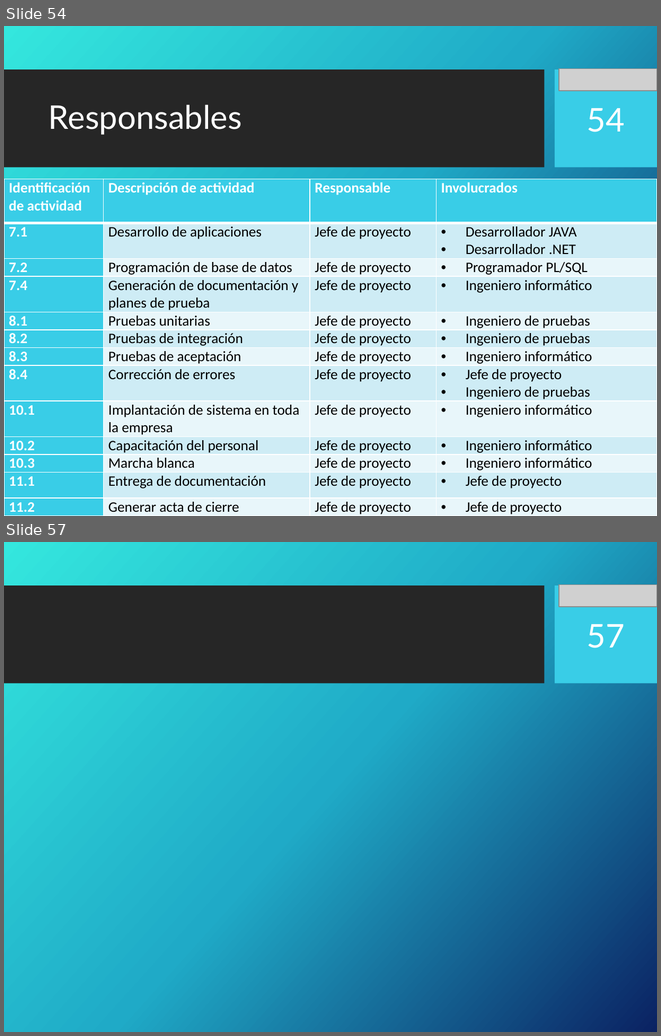
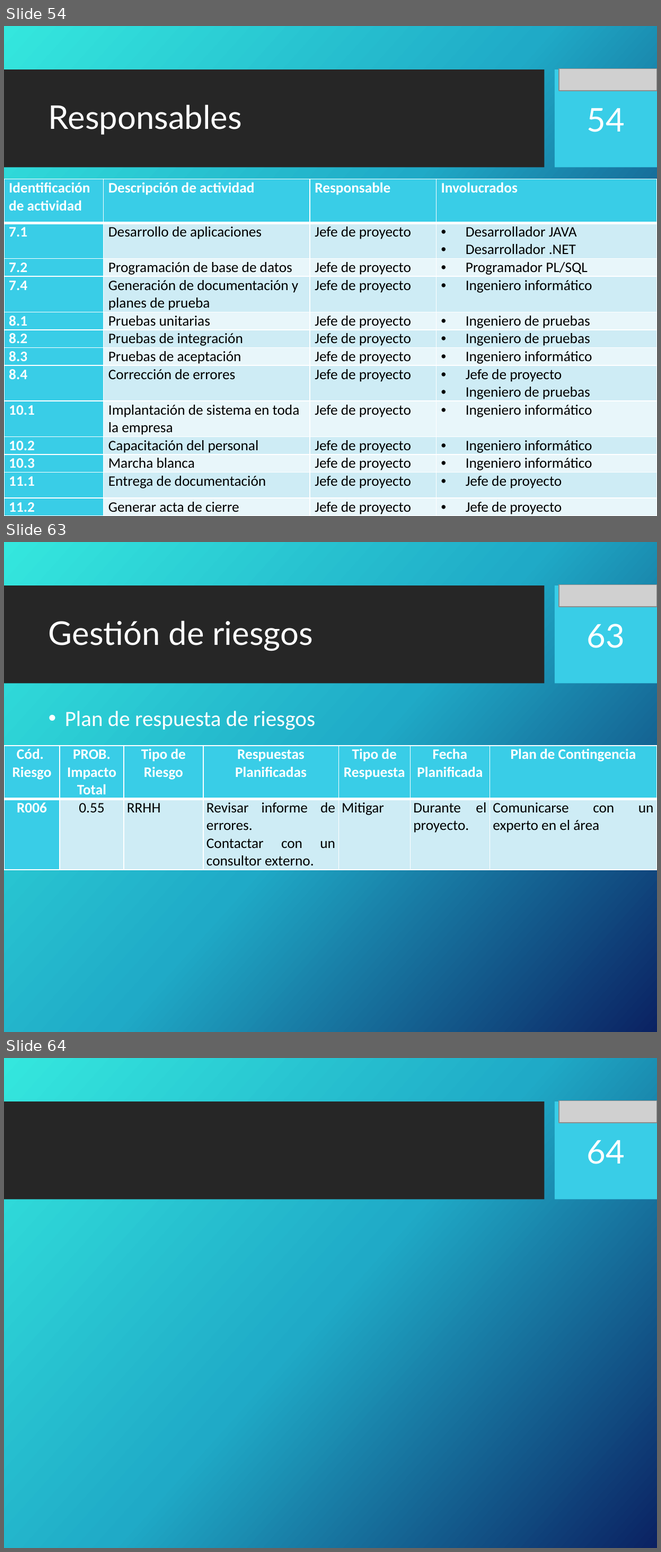
Before and after one commit to portafolio2016/hipocrates, a slide deck: docs/plan-de-proyecto/ppt-iteracion1.pptx. Shown one above the other, each under a label of ours: slides 54 and 57 before the commit, slides 54, 63 and 64 after it; the slides between them are not shown. The pictures are 661x1036 and 661x1552 pixels, drawn with LibreOffice and Linux fonts; fonts in the diff are those of the drawing; grey boxes stand for pictures; background and template pictures are left out. Boxes give left, top, right and bottom in pixels: in the first picture for what was removed or moved away, otherwise in the second. Text is boxed around its words. In the diff, an @@ line names an element or a change of style, - is before the commit and + after.

Commit message:
Agregado procesos de gestion  y gestion de riesgos

```diff
--- a/docs/plan-de-proyecto/ppt-iteracion1.pptx
+++ b/docs/plan-de-proyecto/ppt-iteracion1.pptx
@@ slide 63 added at [4, 542, 657, 1032], background picture (left out); not listed: 2 template elements that a slide beside it also shows @@
@@ picture added at [559, 585, 657, 607] @@
@@ title added at [49, 620, 313, 651], 36 pt, text #FFFFFF @@
+Gestión de riesgos
@@ page number added at [587, 624, 625, 648], 36 pt, text #FFFFFF @@
+63
@@ text added at [65, 711, 315, 730], 24 pt, text #FFFFFF @@
+• Plan de respuesta de riesgos
@@ table added at [4, 746, 657, 868], 2 rows, 7 columns @@
+Cód. / Riesgo | PROB. Impacto Total | Tipo de Riesgo | Respuestas Planificadas | Tipo de Respuesta | Fecha Planificada | Plan de Contingencia
+R006 | 0.55 | RRHH | Revisar informe de errores. / Contactar con un consultor externo. | Mitigar | Durante el proyecto. | Comunicarse con un experto en el área
@@ what was slide 57 is now slide 64 @@
@@ page number at [587, 1140, 625, 1164]: text changed @@
-57
+64
```
Also in this commit, not shown: 2 slides changed, 8 other slides added, 2 slides removed.
